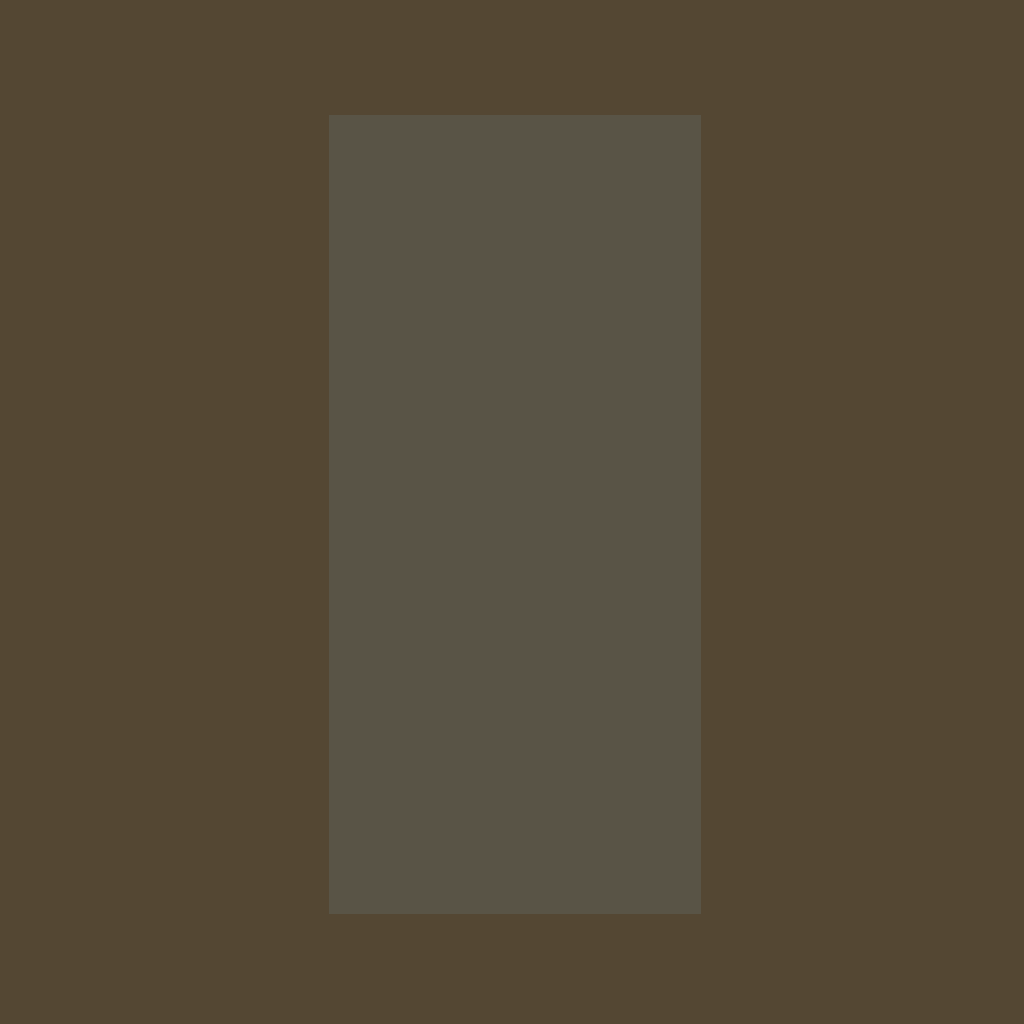
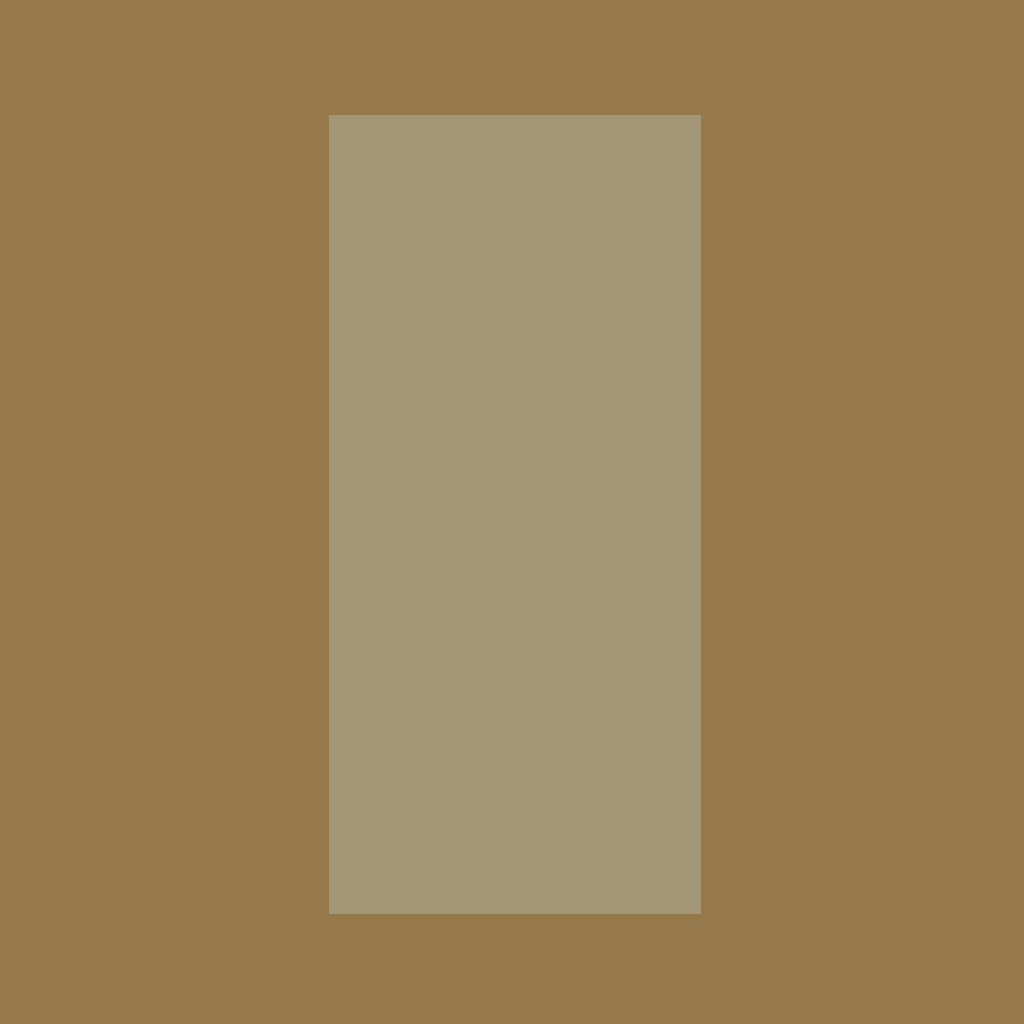
Two versions of the same layered image (1024x1024). Layer-by-layer changes:
pixels changed over [0, 0, 1024, 1024] (layer not identified)
